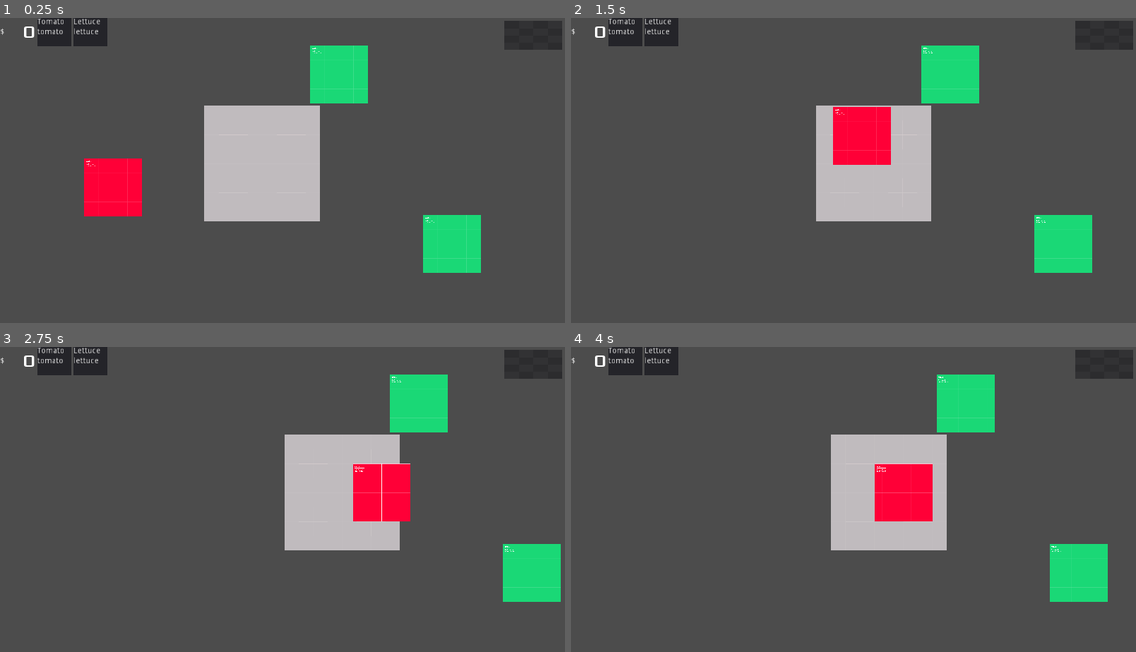
Above: before the commit, frames 1-4 (two rows, left to right).
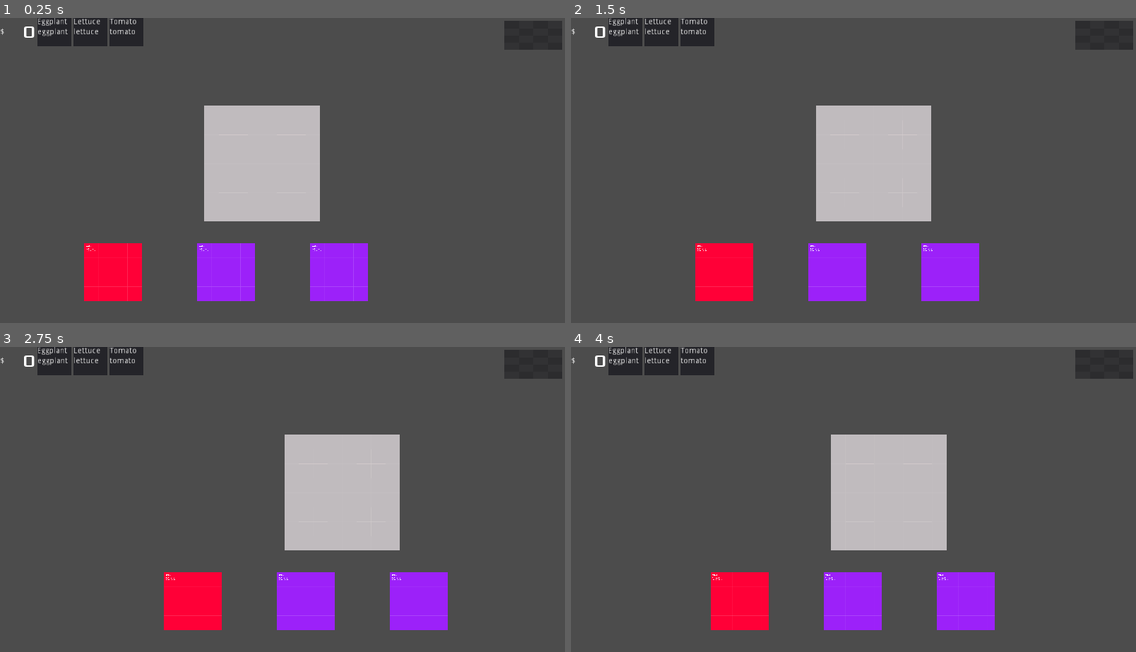
Above: after the commit, the same moments.

Repository: stewchan/kitchen
Game: Godot game, scene res://world/World.tscn
The game is run twice, just before and just after one commit, with the same random seed, the same clock (stepped at 60 frames per second) and the same inputs. This scene is started directly instead of the project's main scene.
Inputs (mouse positions are in pixels of both pictures, inside the frame that each line leads up to):
- Up to frame 1 (0.25 s): no input
- Up to frame 2 (1.5 s): tap Enter at 0.5 s; move the mouse to (977, 155) at 0.52 s; hold Right (ui_right) 0.53-1.25 s; click (977, 155) at 0.67 s; drag from (740, 185) to (1102, 36) at 1.27 s
- Up to frame 3 (2.75 s): tap Space at 2 s; move the mouse to (339, 432) at 2.02 s; hold Right (ui_right) from 2.03 s (still down)
- Up to frame 4 (4 s): release Right (ui_right) at 2.75 s; drag from (825, 560) to (915, 493) at 2.77 s; tap Enter at 3.5 s; move the mouse to (1023, 545) at 3.52 s; hold Left (ui_left) from 3.53 s (still down)

The runs differ from the first frame. In frame 1, 12% of the frame differs, in the area x 6-86%, y 0-93%; in frame 2, 12%; in frame 3, 12%; in frame 4, 12%.
Error in both runs: Invalid get index '3' (on base: 'Array'). (res://network/Network.gd:18)

Commit message:
Random spawn ingredients and order

Diff:
--- a/world/World.gd
+++ b/world/World.gd
@@ -3,52 +3,61 @@
 
 signal order_added(order)
 
+var score: int = 0
+var order_count: int = 0
+var ingredient_count: int = 0
 
-var score: int = 0
-
+var IngredientScene = preload("res://kitchen/draggable/ingredient/Ingredient.tscn")
+var OrderScene = preload("res://kitchen/servery/order/Order.tscn")
+var DishScene = preload("res://kitchen/servery/dish/Dish.tscn")
 
 onready var players = $Players
 onready var servery = $Servery
 onready var hud = $HUD
 onready var orders = $HUD/H/Orders
 
-var IngredientScene = preload("res://kitchen/draggable/ingredient/Ingredient.tscn")
-var OrderScene = preload("res://kitchen/servery/order/Order.tscn")
-var DishScene = preload("res://kitchen/servery/dish/Dish.tscn")
+
+func _ready() -> void:
+	randomize()
+	servery.connect("served", self, "on_dish_served")
+
+	spawn_ingredient()
+	spawn_ingredient()
+	spawn_ingredient()
+
+	spawn_order()
+	spawn_order()
+	spawn_order()
 
 
-func _ready() -> void:
-	servery.connect("served", self, "on_dish_served")
-
-
-	var ingredient1 = IngredientScene.instance()
-	ingredient1.set_name("tomato")
-	ingredient1.position = Vector2(200, 300)
-	add_child(ingredient1)
-
-	var ingredient2 = IngredientScene.instance()
-	ingredient2.set_name("lettuce")
-	ingredient2.position = Vector2(800,400)
-	add_child(ingredient2)
-
-	var ingredient3 = IngredientScene.instance()
-	ingredient3.set_name("lettuce")
-	ingredient3.position = Vector2(600,100)
-	add_child(ingredient3)
-
+func spawn_order() -> void:
 	var order = OrderScene.instance()
 	orders.add_child(order)
 	var dish = DishScene.instance()
-	dish.ingredients = ["tomato"]#, "lettuce"]
+	var r = randi() % 3
+	if r == 1:
+		dish.ingredients = ["tomato"]
+	elif r == 2:
+		dish.ingredients = ["lettuce"]
+	else:
+		dish.ingredients = ["eggplant"]
 	order.set_dish(dish)
 	emit_signal("order_added", order)
 
-	var order2 = OrderScene.instance()
-	orders.add_child(order2)
-	var dish2 = DishScene.instance()
-	dish2.ingredients = ["lettuce"]#, "lettuce"]
-	order2.set_dish(dish2)
-	emit_signal("order_added", order2)
+
+func spawn_ingredient() -> void:
+	var r = randi() % 3
+	var ingredient = IngredientScene.instance()
+	ingredient_count += 1
+	ingredient.name = "ingredient" + str(ingredient_count)
+	if r == 1:
+		ingredient.set_name("tomato")
+	elif r == 2:
+		ingredient.set_name("tomato")
+	else:
+		ingredient.set_name("eggplant")
+	ingredient.position = Vector2(ingredient_count * 200, 450)
+	add_child(ingredient)
 
 
 func on_dish_served(dish: Dish) -> void:
